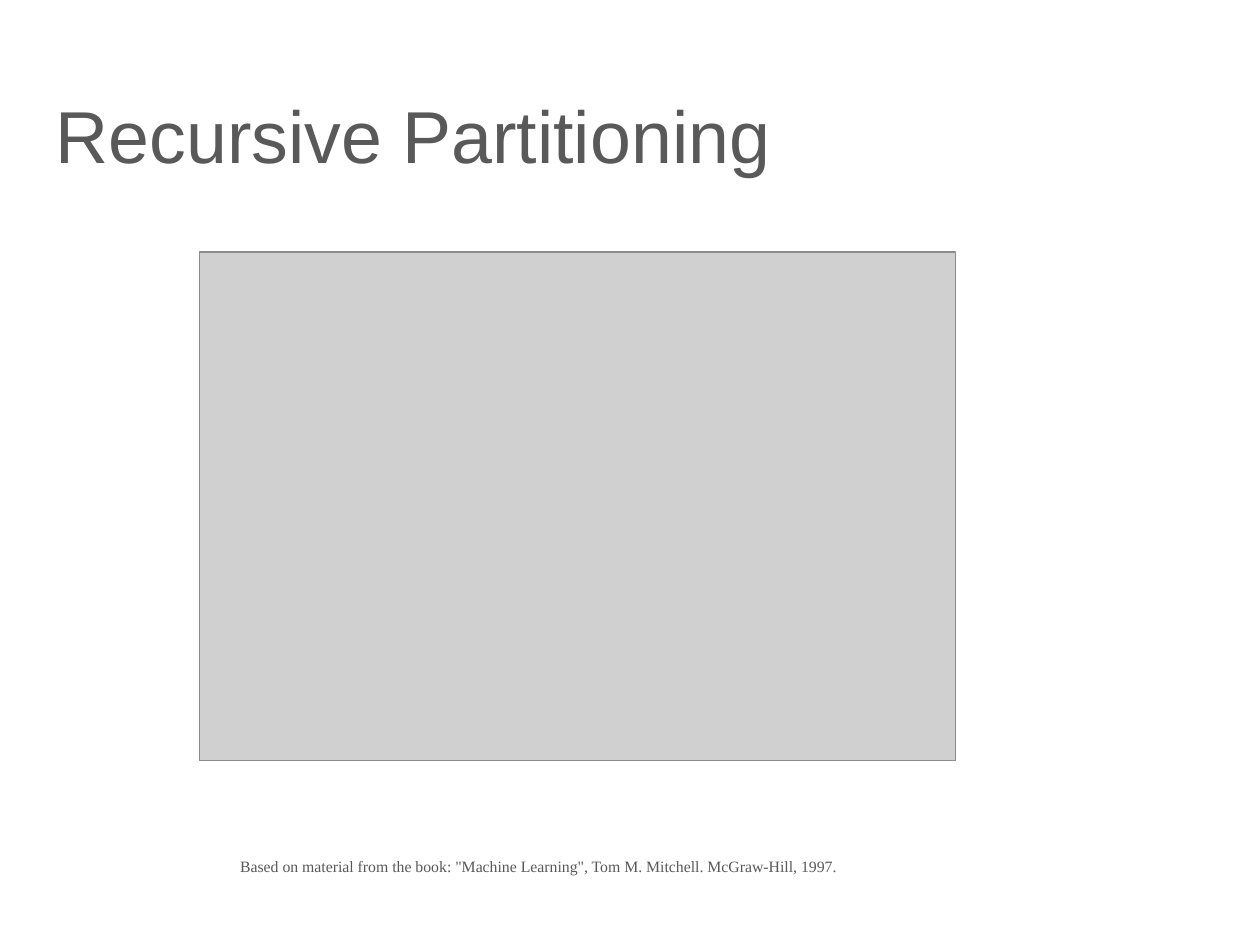
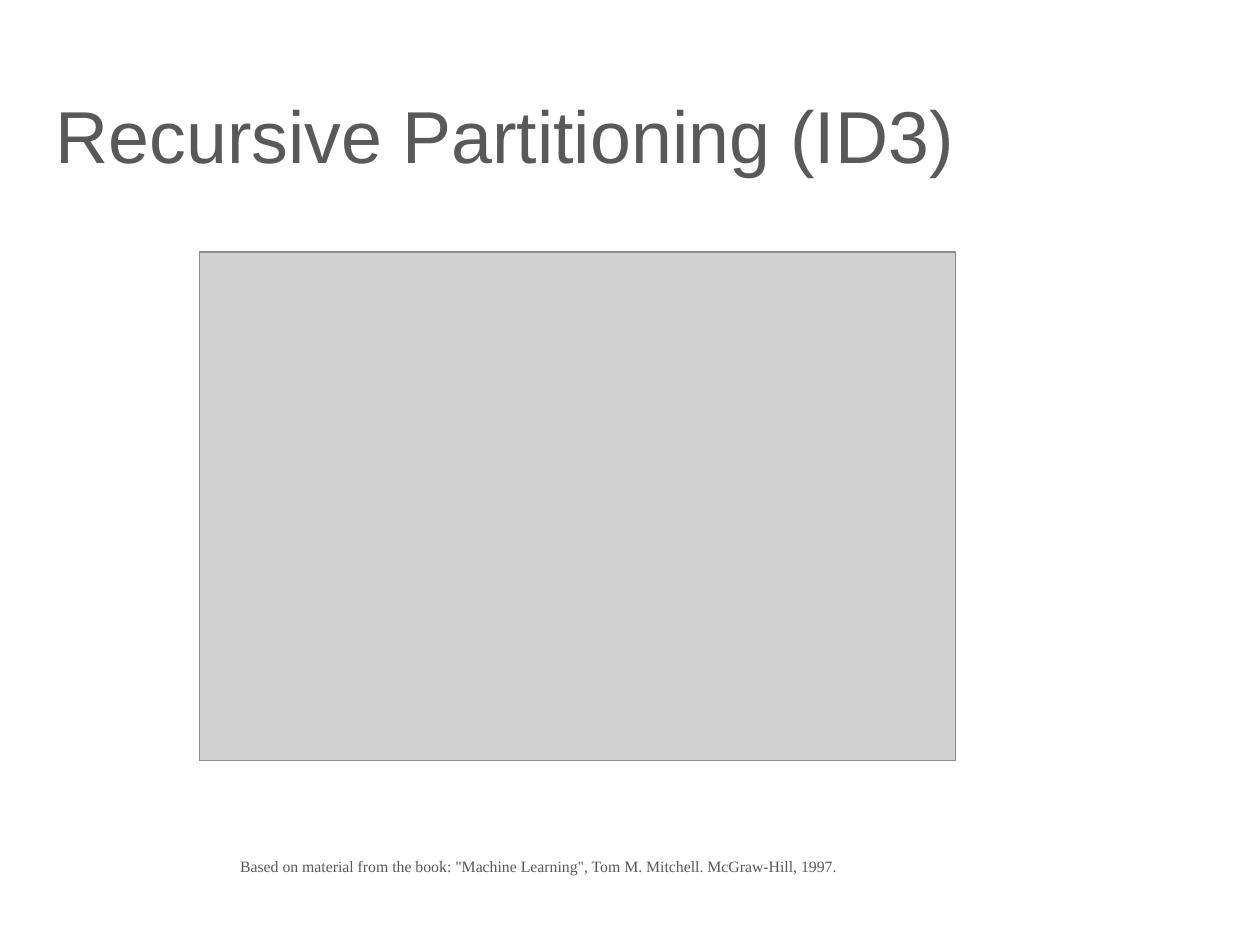
Before and after one commit to lutzhamel/CSC310, a slide deck: slide 20 of notes/06-machine-learning-basics-1.pptx. Drawn at 1260x945 pixels with LibreOffice and Linux fonts; fonts in the diff are those of the drawing; grey boxes stand for pictures. Boxes give left, top, right and bottom in pixels: in the first picture for what was removed or moved away, otherwise in the second. Text is boxed around its words. In the diff, an @@ line names an element or a change of style, - is before the commit and + after.

```diff
--- a/notes/06-machine-learning-basics-1.pptx
+++ b/notes/06-machine-learning-basics-1.pptx
@@ title at (x1=56, y1=109, x2=953, y2=177): text changed @@
-Recursive Partitioning
+Recursive Partitioning (ID3)
```
Also in this commit, not shown: 1 other slide changed, 3 other files.
